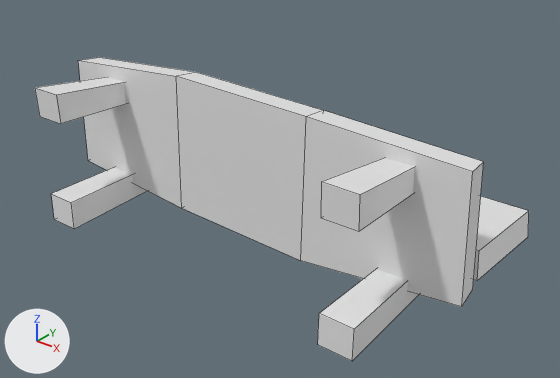
What one commit did to the Blender file Assets/Meshes/benches.blend.
Before and after are seen from a 50 mm lens placed at (3.25, -3.14, 2.27), pointed at (0.03, 0.89, -0.22). Every picture has the same lights, and +X, +Y and +Z are marked at lower left. Mesh edges are drawn as thin lines.

In view in the first picture: 'Bench_02'.
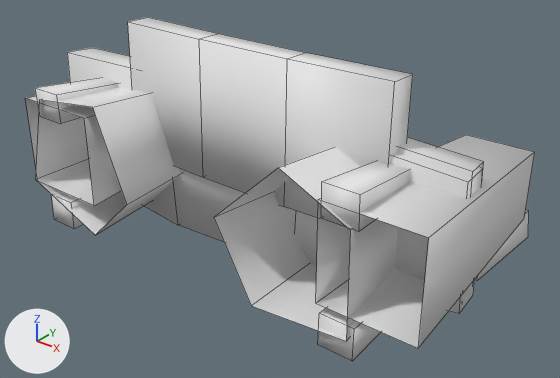
The newer file is also rescaled (x0.8) as a whole; pictures and numbers use the older file's frame.

What differs and where, as boxes (x1, y1, x2, y2) in the pictures (560 x 378 px):
'Bench_03', added
    after: (25, 17, 535, 348)
'Bench_01', shown
    after: (35, 47, 483, 341)
part 1 of me_cube_001, shading changed
    before: (35, 57, 529, 361)
    after: (35, 78, 529, 361)

Edits to the bpy script that builds the scene:
```text
Change me_cube_001:
    where me_cube_001.from_pydata(...)  # 64 vertices, 52 faces; spans x -1.92..1.64, y 0.0..1.95, z -0.64..0.56
    used by ob_bench_02; location = (0.0, 0.0, 0.0)
    me_cube_001 part 1: all faces are now shaded smooth (52 of 52 changed)
Add me_cube_002:
    me_cube_002.from_pydata(...)  # 48 vertices, 38 faces; spans x -1.36..1.36, y 0.0..1.44, z -0.35..0.72
    me_cube_002.polygons.foreach_set('use_smooth', [True] * 38)
Change ob_bench_01:
    remove ob_bench_01.hide_viewport = True
Add ob_bench_03:
    ob_bench_03 = bpy.data.objects.new('Bench_03', me_cube_002)
    ob_bench_03.location = (0.0, 0.0, 0.0)
    ob_bench_03.scale = (1.25, 1.25, 1.25)
```
